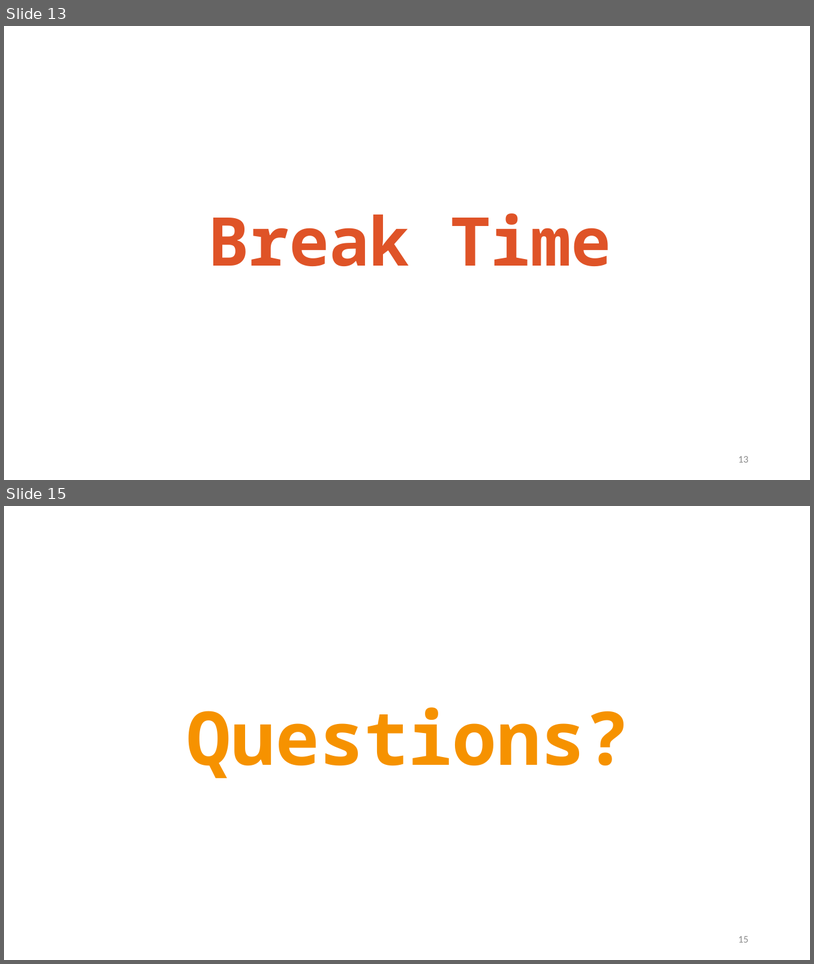
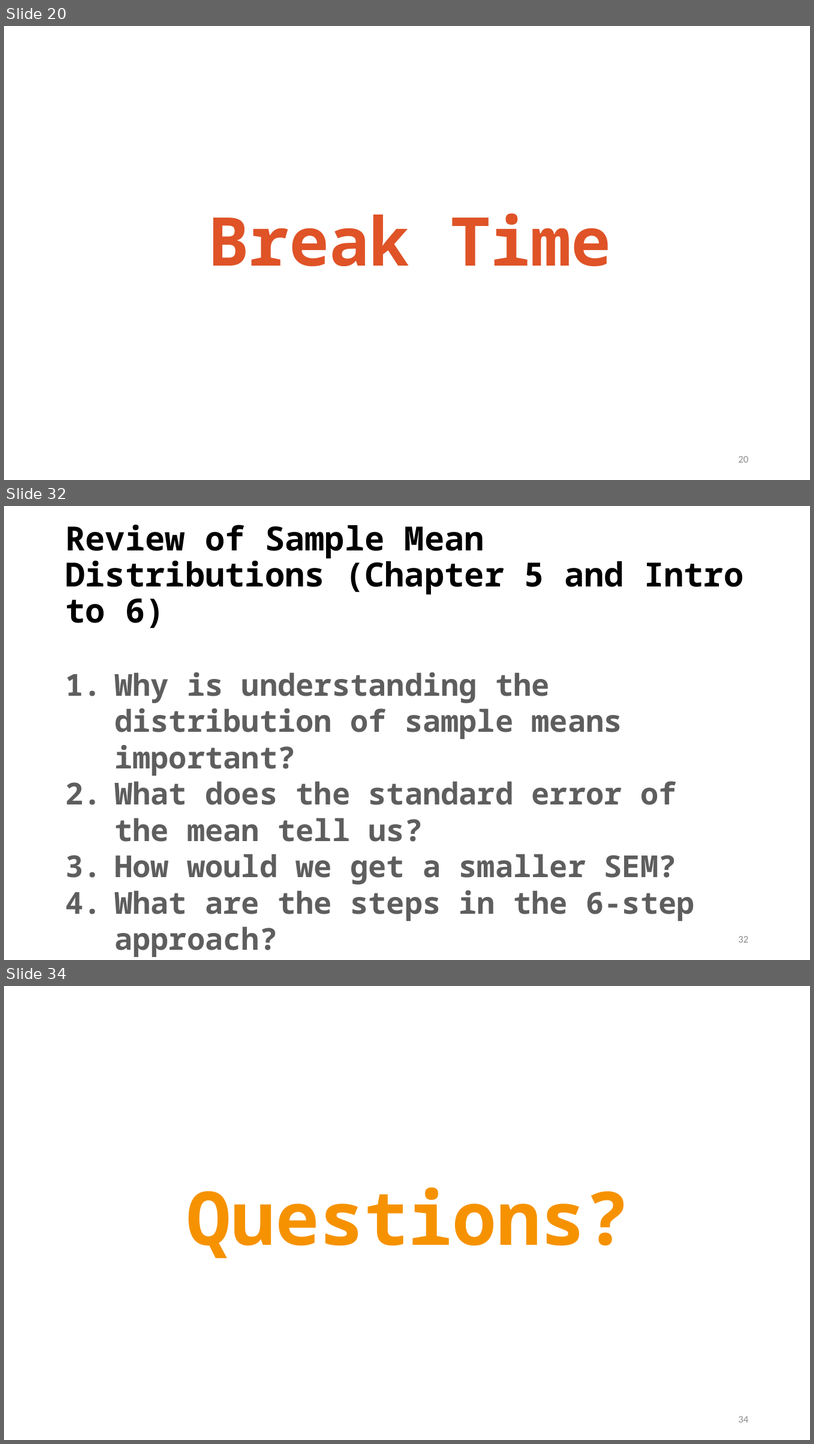
Before and after one commit to TysonStanley/EDU-6050, a slide deck: Slides/04_EDUC_6050_2018.pptx. Shown one above the other, each under a label of ours: slides 13 and 15 before the commit, slides 20, 32 and 34 after it; the slides between them are not shown. The pictures are 814x964 and 814x1444 pixels, drawn with LibreOffice and Linux fonts; fonts in the diff are those of the drawing. Boxes give left, top, right and bottom in pixels: in the first picture for what was removed or moved away, otherwise in the second. Text is boxed around its words. In the diff, an @@ line names an element or a change of style, - is before the commit and + after.

```diff
--- a/Slides/04_EDUC_6050_2018.pptx
+++ b/Slides/04_EDUC_6050_2018.pptx
@@ slide 32 added at box(4, 506, 810, 960), background #FFFFFF @@
@@ title added at box(65, 525, 744, 628), 39.6 pt, text #000000, bold @@
+Review of Sample Mean Distributions (Chapter 5 and Intro to 6)
@@ text added at box(114, 672, 695, 921), 36 pt, text #5E5E5E, bold @@
+1. Why is understanding the distribution of sample means important?
+2. What does the standard error of the mean tell us?
+3. How would we get a smaller SEM?
+4. What are the steps in the 6-step approach?
@@ page number added at box(738, 936, 749, 942), 12 pt, text #8C8C8C @@
+32
@@ what was slide 13 is now slide 20 @@
@@ page number at box(738, 456, 749, 462): text changed @@
-13
+20
@@ what was slide 15 is now slide 34 @@
@@ page number at box(738, 1416, 749, 1422): text changed @@
-15
+34
```
Also in this commit, not shown: 4 slides changed, 19 other slides added, 1 slide removed, 1 other file.
